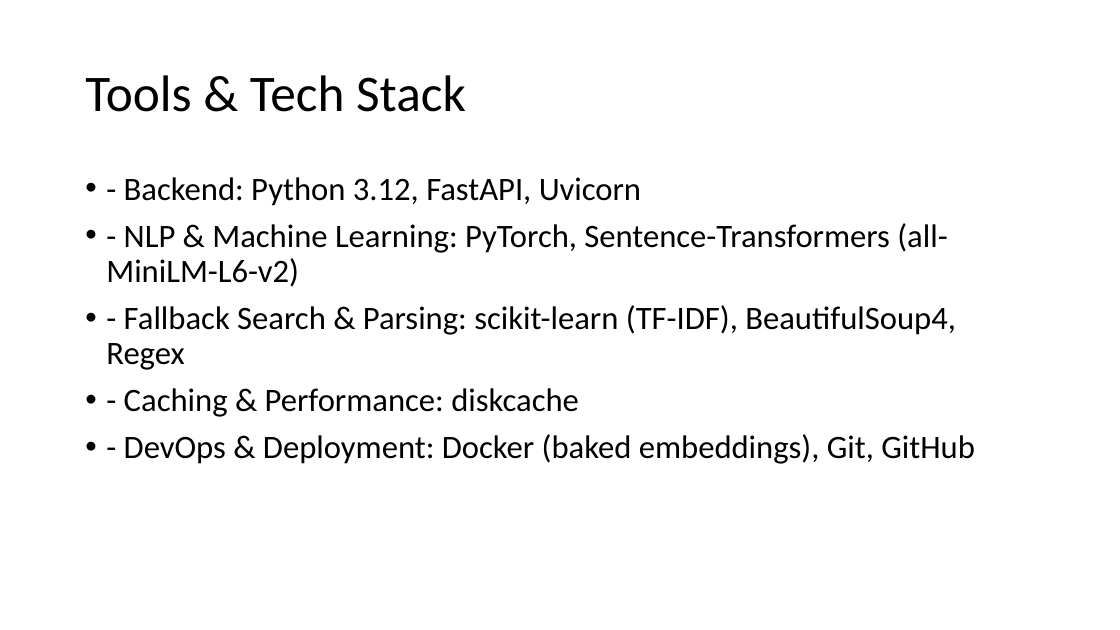
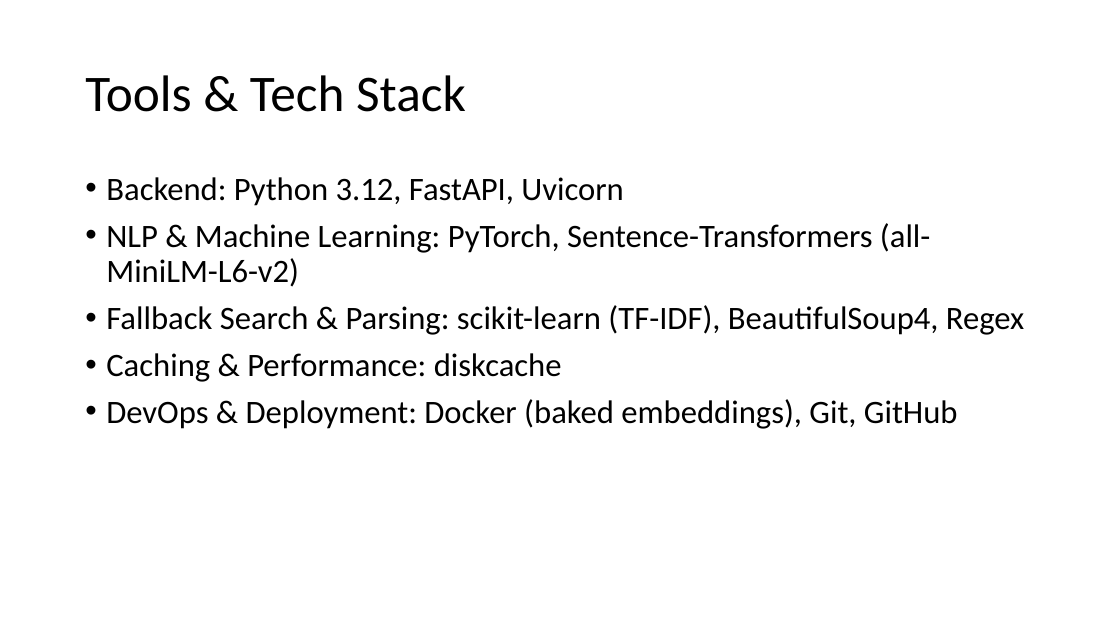
Before and after one commit to ADVENTH007/theme02-troubleshooting-engine, a slide deck: slide 7 of MSRIT_TWT_Submission.pptx (slide 6 before the commit). Drawn at 1120x630 pixels with LibreOffice and Linux fonts; fonts in the diff are those of the drawing. Boxes give left, top, right and bottom in pixels: in the first picture for what was removed or moved away, otherwise in the second. Text is boxed around its words. In the diff, an @@ line names an element or a change of style, - is before the commit and + after.

```diff
--- a/MSRIT_TWT_Submission.pptx
+++ b/MSRIT_TWT_Submission.pptx
@@ text at box(106, 177, 1024, 429): text changed @@
-• - Backend: Python 3.12, FastAPI, Uvicorn
-• - NLP & Machine Learning: PyTorch, Sentence-Transformers (all-MiniLM-L6-v2)
-• - Fallback Search & Parsing: scikit-learn (TF-IDF), BeautifulSoup4, Regex
-• - Caching & Performance: diskcache
-• - DevOps & Deployment: Docker (baked embeddings), Git, GitHub
+• Backend: Python 3.12, FastAPI, Uvicorn
+• NLP & Machine Learning: PyTorch, Sentence-Transformers (all-MiniLM-L6-v2)
+• Fallback Search & Parsing: scikit-learn (TF-IDF), BeautifulSoup4, Regex
+• Caching & Performance: diskcache
+• DevOps & Deployment: Docker (baked embeddings), Git, GitHub
```
Also in this commit, not shown: 10 other slides changed, 1 slide added.
